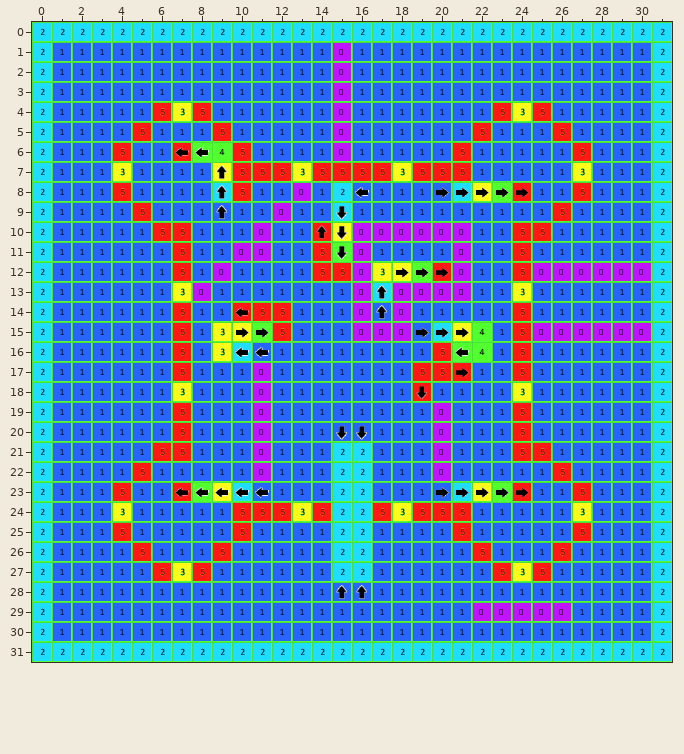
Two states of a Tiled map, android/assets/castle3.tmx. The picture above was drawn from the file before the commit.
Cells are 32x32 px. Shown: x 0..31, y 0..31.
And afterwards:
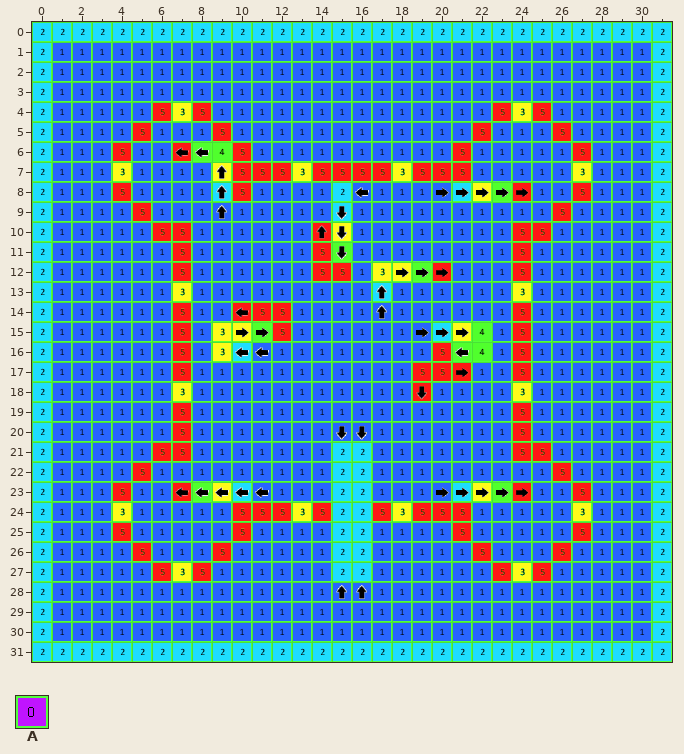
Key: from "TileMapLarge": A 0.
_ is an empty cell, . an unchanged one.
From old to new:
--- layer "Patrol Path Tile Layer 1" (now hidden)
@@ x 15..15 @@
- 1 A
- 2 A
- 3 A
- 4 A
- 5 A
- 6 A
+ 1 _
+ 2 _
+ 3 _
+ 4 _
+ 5 _
+ 6 _
@@ x 8..30 @@
- 8 .....A.................
- 9 ....A..................
-10 ...A....AAAAAA.........
-11 ..AA....A....A.........
-12 .A......A....A...AAAAAA
-13 A.......A.AAAA.........
-14 ........A.A............
-15 ........AAA......AAAAAA
+ 8 ....._.................
+ 9 ...._..................
+10 ..._....______.........
+11 ..__...._...._.........
+12 ._......_...._...______
+13 _......._.____.........
+14 ........_._............
+15 ........___......______
@@ x 11..20 @@
-17 A.........
-18 A.........
-19 A........A
-20 A........A
-21 A........A
-22 A........A
+17 _.........
+18 _.........
+19 _........_
+20 _........_
+21 _........_
+22 _........_
@@ x 22..26 @@
-29 AAAAA
+29 _____
Pixel boxes of the changes (left, top, right, bottom) in both pictures:
removed: (333, 43, 351, 161)
removed: (193, 183, 311, 301)
removed: (353, 223, 471, 341)
removed: (533, 263, 651, 281)
removed: (533, 323, 651, 341)
removed: (253, 363, 271, 481)
removed: (433, 403, 451, 481)
removed: (473, 603, 571, 621)
